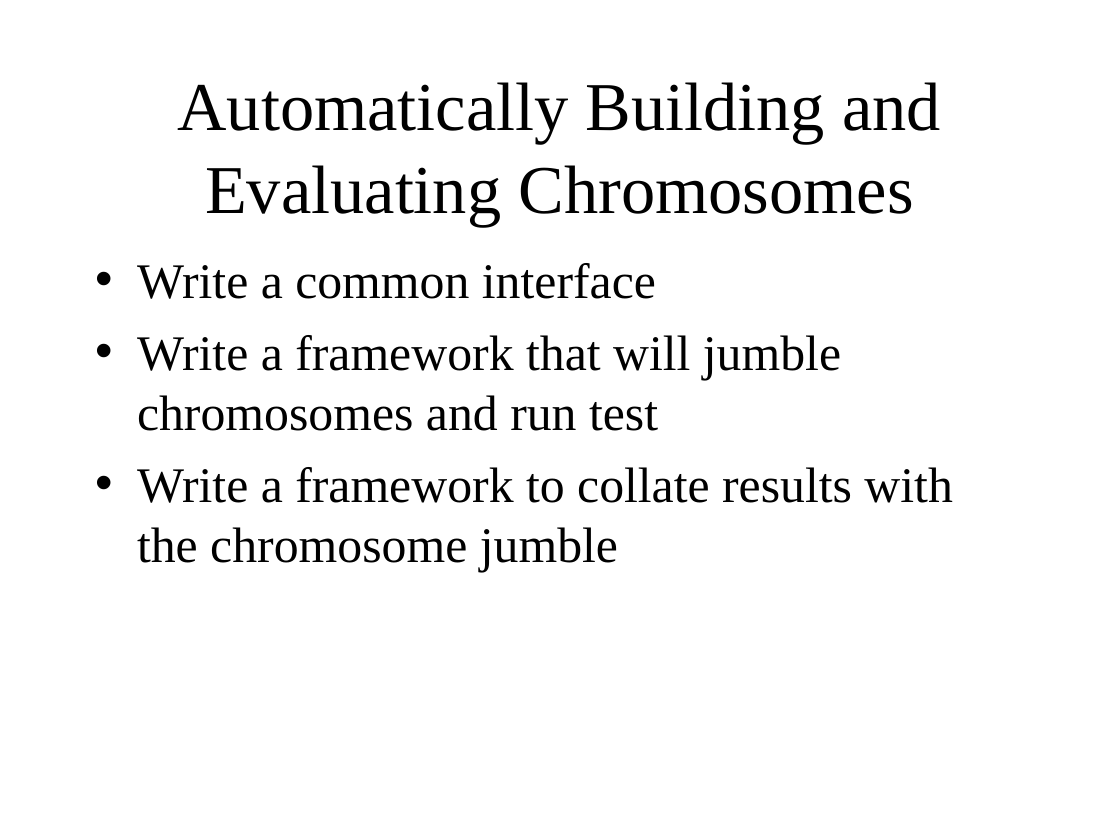
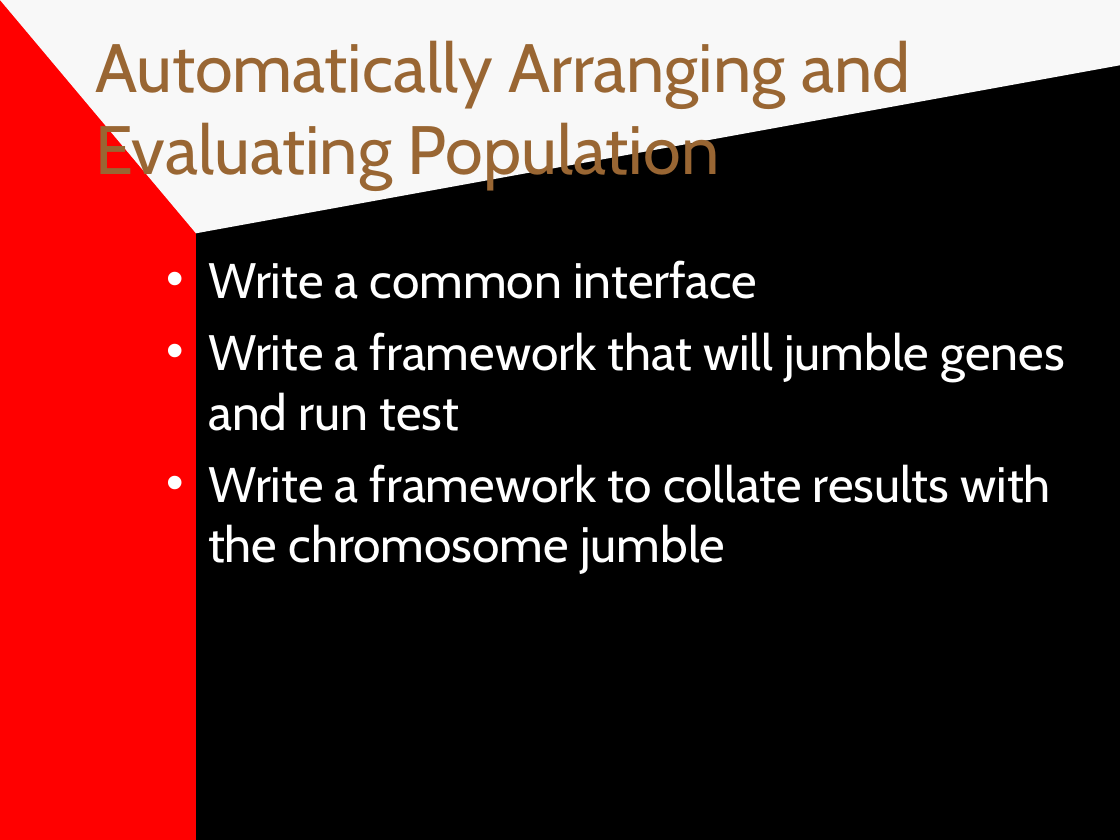
Before and after one commit to jkbishop8/GeneticAlgorithmsForAI, a slide deck: slide 22 of genetic_algorithms_and_rubywarrior_presentation.ppt (slide 14 before the commit). Drawn at 1120x840 pixels with LibreOffice and Linux fonts; fonts in the diff are those of the drawing. Boxes give left, top, right and bottom in pixels: in the first picture for what was removed or moved away, otherwise in the second. Text is boxed around its words. In the diff, an @@ line names an element or a change of style, - is before the commit and + after.

```diff
--- a/genetic_algorithms_and_rubywarrior_presentation.ppt
+++ b/genetic_algorithms_and_rubywarrior_presentation.ppt
@@ background #FFFFFF to #808080 @@
@@ rectangle added at box(0, 0, 196, 840), fill #FF0000 @@
@@ freeform shape added at box(0, 0, 1120, 233), fill #F8F8F8 @@
@@ title "Automatically Arranging and Evaluating Population" at box(95, 40, 910, 190): vertical alignment middle to top @@
@@ rectangle added at box(196, 0, 1120, 840), fill #000000 @@
@@ title at box(95, 40, 910, 190): text changed; font Times New Roman to Cabin; text colour #000000 to #996633 @@
-Automatically Building and Evaluating Chromosomes
+Automatically Arranging and Evaluating Population
@@ text "Write a common interface": place and size @@
-text "Write a common interface" at box(137, 263, 952, 572)
+text "Write a common interface" at box(208, 260, 1064, 572)
@@ text at box(208, 260, 1051, 572): font Times New Roman to Cabin, text colour #000000 to #FFFFFF in "Write a common interface", "Write a framework to collate results with ..."; bullet colour #000000 to #FFFFFF @@
@@ text at box(208, 332, 1064, 431): text changed; font Times New Roman to Cabin; text colour #000000 to #FFFFFF @@
-• Write a framework that will jumble chromosomes and run test
+• Write a framework that will jumble genes and run test
```
Also in this commit, not shown: 22 other slides changed, 27 slides added, 1 slide removed.
